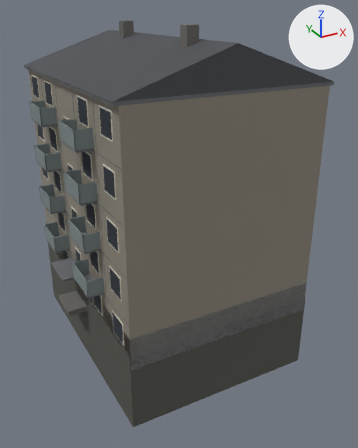
The glTF model project/models/house-section-5.glb as it was, and as the next commit left it.
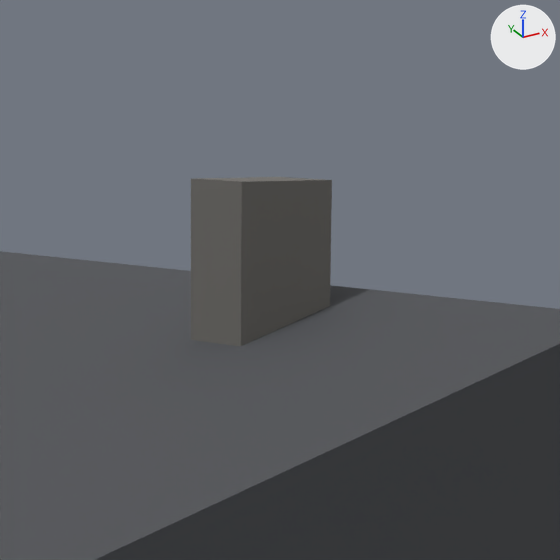
The first picture shows the older version from a 50 mm lens placed at (-8.0, -27.8, 17.8), pointed at (6.6, -1.3, 4.6). The close-ups show the older and then the newer version on the part from 43% to 64% of the width and 0% to 17% of the height of that picture. Only the edits that show in the close-ups are written down. The axes (+X, +Y, +Z) are drawn at upper right. The lights are the same throughout. Where no turn or scale is listed for an object, it has been applied to the vertices. Vertices at exactly the same position are counted once.

Script lines for the objects in view, before the commit:
```python
me_07__6e6c68 = bpy.data.meshes.new('07_#6e6c68')
me_07__6e6c68.from_pydata(...)  # a box spanning x -1.3..0.0, y -1.1..1.1, z -0.2..0.1; a box spanning x 5.0..5.7, y -5.0..-4.3, z 15.6..17.0; a box spanning x 5.0..5.7, y 3.0..3.7, z 15.6..17.0
me_07__6e6c68.materials.append(mat_6e6c68)  # dark grey #6e6c68
me_08__4c4e52 = bpy.data.meshes.new('08_#4c4e52')
me_08__4c4e52.from_pydata([(-0.3, -8.0, 14.2), (12.3, -8.0, 14.2), (6.0, -8.0, 16.3), (-0.3, 8.0, 14.2), (12.3, 8.0, 14.2), (6.0, 8.0, 16.3)], [], [(0, 1, 2), (3, 5, 4), (5, 0, 2), (4, 2, 1), (3, 1, 0), (5, 3, 0), (4, 5, 2), (3, 4, 1)])
me_08__4c4e52.materials.append(mat_4c4e52)  # dark grey #4b4d51
ob_07__6e6c68 = bpy.data.objects.new('07_#6e6c68', me_07__6e6c68)
ob_07__6e6c68.location = (0.0, 0.0, 0.0)
ob_08__4c4e52 = bpy.data.objects.new('08_#4c4e52', me_08__4c4e52)
ob_08__4c4e52.location = (0.0, 0.0, 0.0)
```
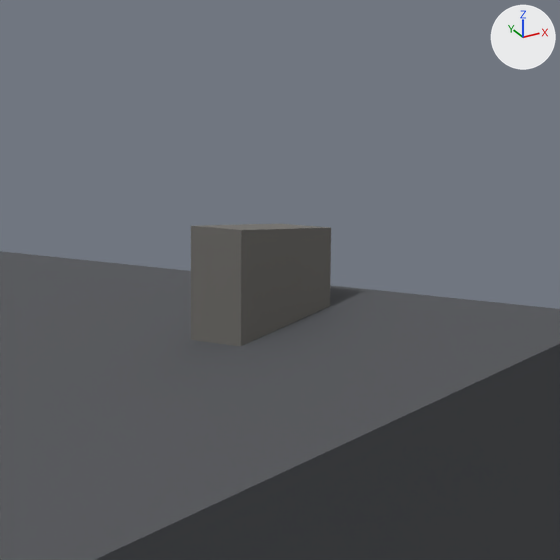
Location of each change, [x1, y1, x2, y2] in pixels of the close-ups (560 x 560 px):
```json
{"object": "07_#6e6c68", "change": "reshaped", "before": [191, 177, 332, 346], "after": [191, 224, 331, 346]}
```

Edits to the scene script, one JSON object a line:
```json
{"block": "me_07__6e6c68", "where": "# used by ob_07__6e6c68; location = (0.0, 0.0, 0.0)"}
{"op": "remove", "block": "me_07__6e6c68", "code": "me_07__6e6c68.from_pydata(...)  # 24 vertices, 36 faces; spans x -1.3..5.7, y -5.0..3.7, z -0.2..17.0"}
{"op": "add", "block": "me_07__6e6c68", "code": "me_07__6e6c68.from_pydata(...)  # 24 vertices, 36 faces; spans x 5.0..13.3, y -5.0..3.7, z -0.3..16.7"}
{"block": "me_07__6e6c68", "change": "me_07__6e6c68 part 1: the loose piece of 8 vertices spanning x 5.0..5.7, y -5.0..-4.3, z 15.6..17.0 is moved by (0.0, 0.0, -0.2)"}
{"block": "me_07__6e6c68", "change": "other edits to the shape of me_07__6e6c68 do not show in these pictures"}
```
